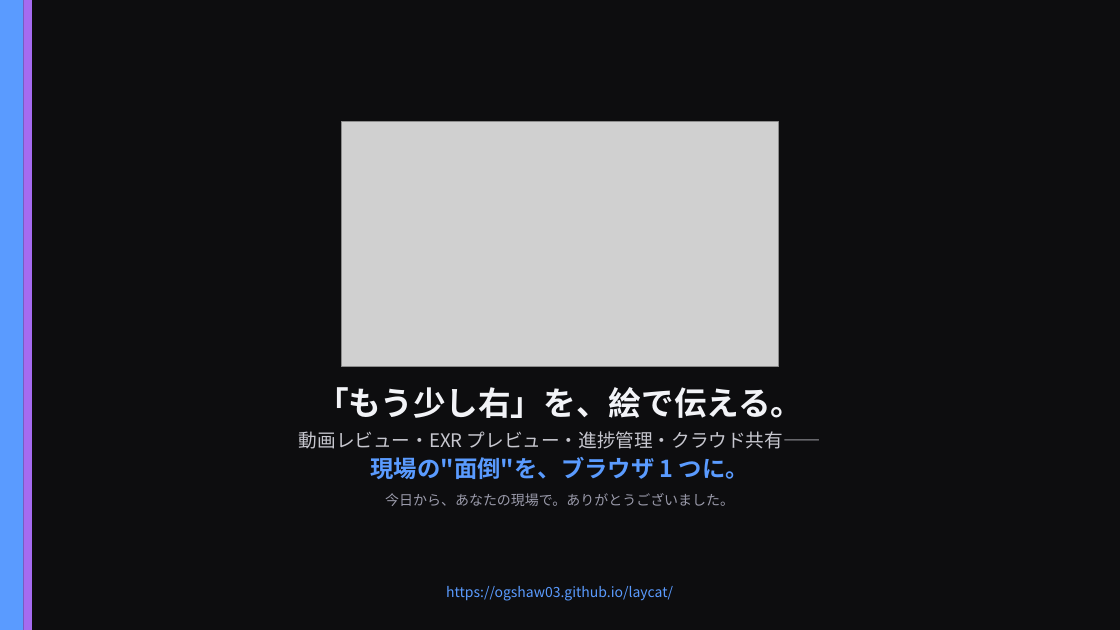
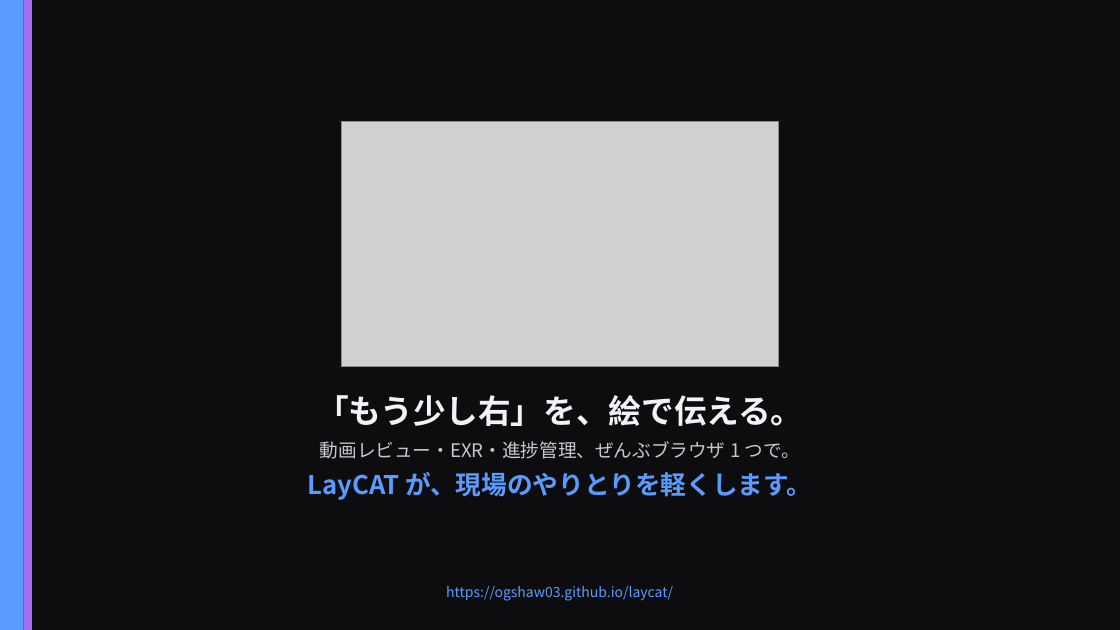
Before and after one commit to ogshaw03/lay_cat, a slide deck: slide 16 of LayCAT_紹介プレゼン.pptx. Drawn at 1120x630 pixels with LibreOffice and Linux fonts; fonts in the diff are those of the drawing; grey boxes stand for pictures. Boxes give left, top, right and bottom in pixels: in the first picture for what was removed or moved away, otherwise in the second. Text is boxed around its words. In the diff, an @@ line names an element or a change of style, - is before the commit and + after.

```diff
--- a/LayCAT_紹介プレゼン.pptx
+++ b/LayCAT_紹介プレゼン.pptx
@@ text at bbox=[316, 395, 803, 426]: more space between paragraphs @@
@@ text at bbox=[308, 441, 812, 500]: text changed @@
-動画レビュー・EXR プレビュー・進捗管理・クラウド共有——
-現場の"面倒"を、ブラウザ 1 つに。
-今日から、あなたの現場で。ありがとうございました。
+動画レビュー・EXR・進捗管理、ぜんぶブラウザ 1 つで。
+LayCAT が、現場のやりとりを軽くします。
```
